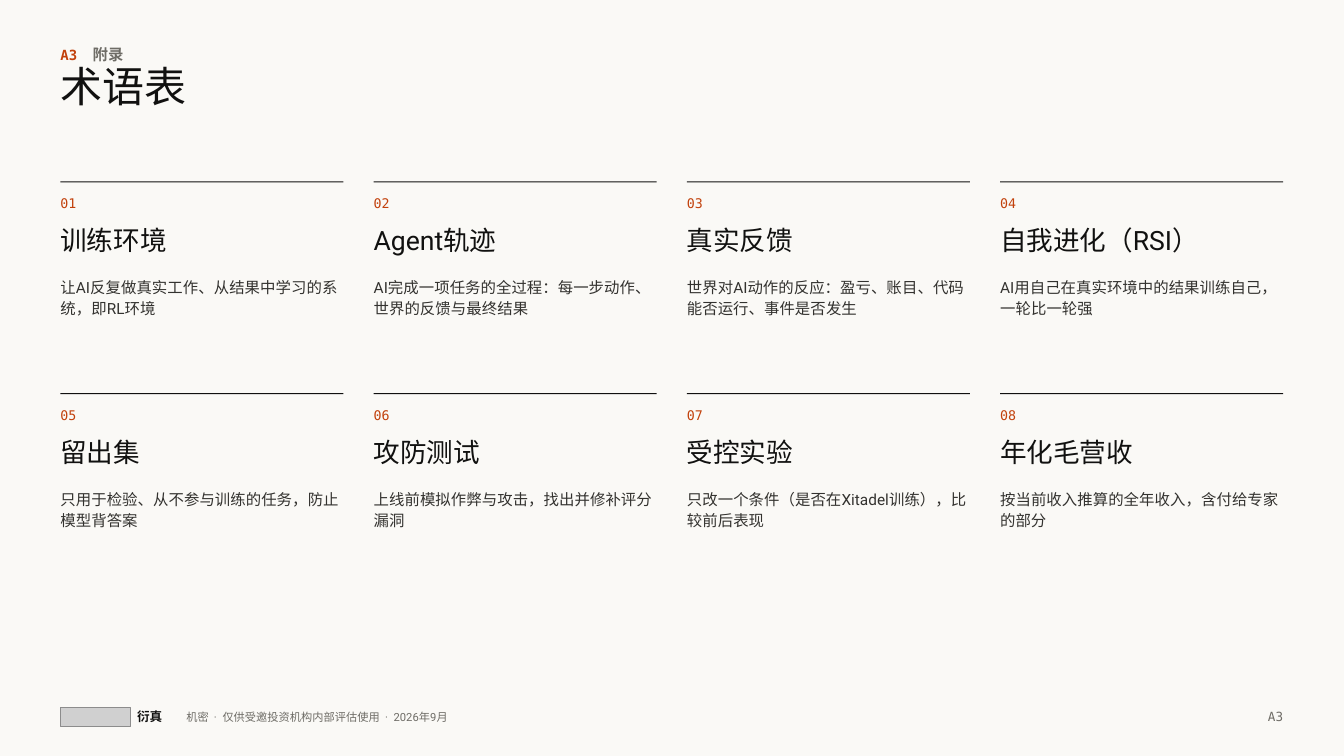
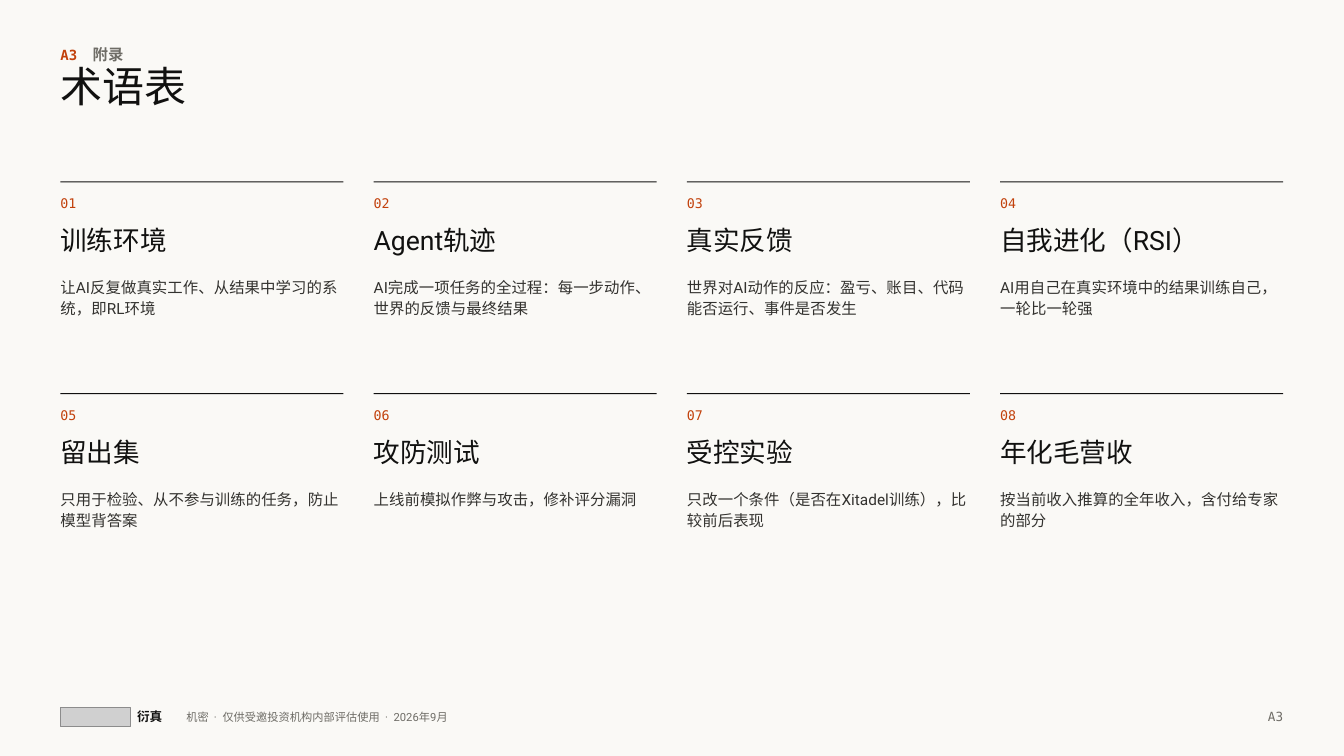
Before and after one commit to wangchen0802/Delta1, a slide deck: slide 22 of SimReal-BP-v27.pptx. Drawn at 1344x756 pixels with LibreOffice and Linux fonts; fonts in the diff are those of the drawing; grey boxes stand for pictures. Boxes give left, top, right and bottom in pixels: in the first picture for what was removed or moved away, otherwise in the second. Text is boxed around its words. In the diff, an @@ line names an element or a change of style, - is before the commit and + after.

```diff
--- a/SimReal-BP-v27.pptx
+++ b/SimReal-BP-v27.pptx
@@ text at (374,492,637,507): text changed @@
-上线前模拟作弊与攻击，找出并修补评分漏洞
+上线前模拟作弊与攻击，修补评分漏洞
```
Also in this commit, not shown: 6 other slides changed, 2 other files.
